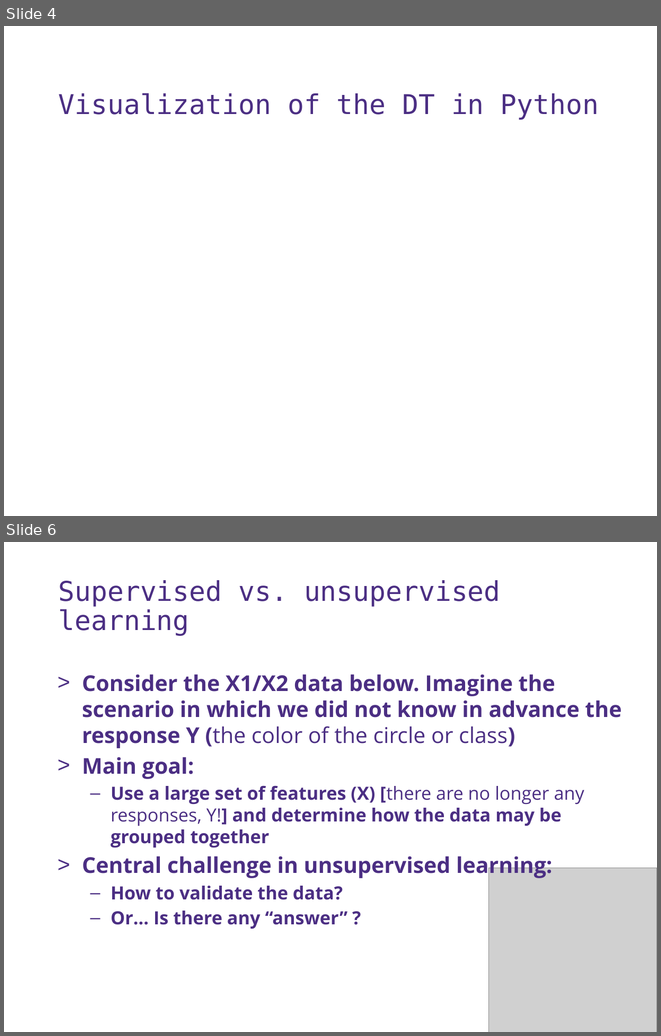
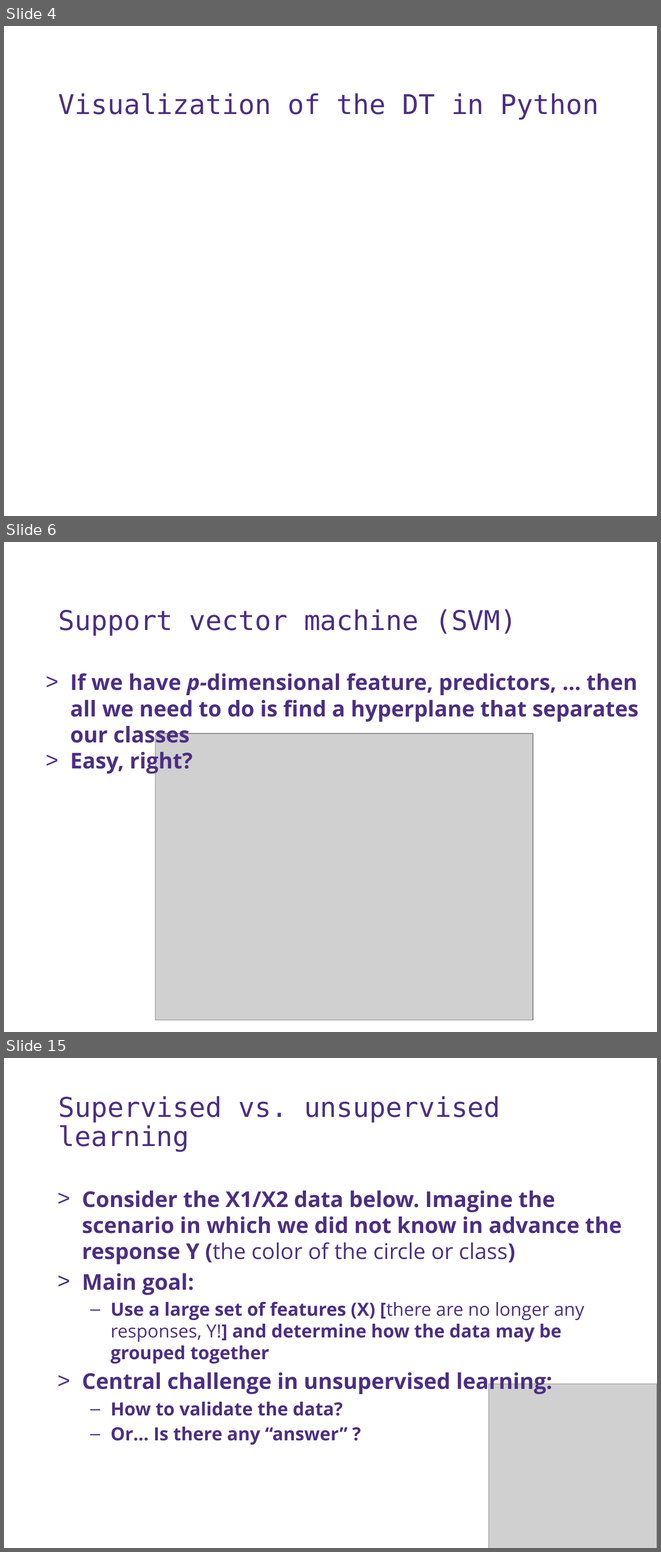
Before and after one commit to UWDIRECT/UWDIRECT.github.io, a slide deck: Wi18_content/DSMCER/L13.SVM_Unsupervised.pptx. Shown one above the other, each under a label of ours: slides 4 and 6 before the commit, slides 4, 6 and 15 after it; the slides between them are not shown. The pictures are 661x1036 and 661x1552 pixels, drawn with LibreOffice and Linux fonts; fonts in the diff are those of the drawing; grey boxes stand for pictures; background and template pictures are left out. Boxes give left, top, right and bottom in pixels: in the first picture for what was removed or moved away, otherwise in the second. Text is boxed around its words. In the diff, an @@ line names an element or a change of style, - is before the commit and + after.

```diff
--- a/Wi18_content/DSMCER/L13.SVM_Unsupervised.pptx
+++ b/Wi18_content/DSMCER/L13.SVM_Unsupervised.pptx
@@ slide 6 added at (x1=4, y1=542, x2=657, y2=1032), background #FFFFFF @@
@@ text added at (x1=59, y1=609, x2=517, y2=636), 30 pt, text #4B2E83 @@
+Support vector machine (SVM)
@@ text added at (x1=70, y1=673, x2=639, y2=775), 24 pt, text #4B2E83, bold @@
+> If we have p-dimensional feature, predictors, … then all we need to do is find a hyperplane that separates our classes
+> Easy, right?
@@ picture added at (x1=156, y1=733, x2=533, y2=1020) @@
@@ what was slide 6 is now slide 15 @@
```
Also in this commit, not shown: 2 slides changed, 8 other slides added.
